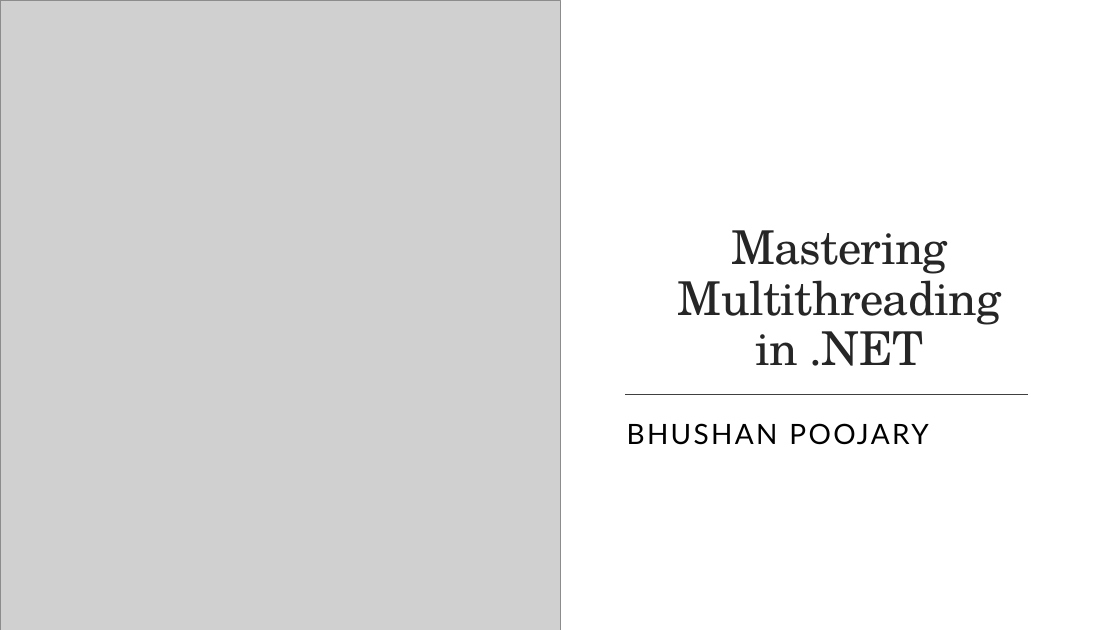
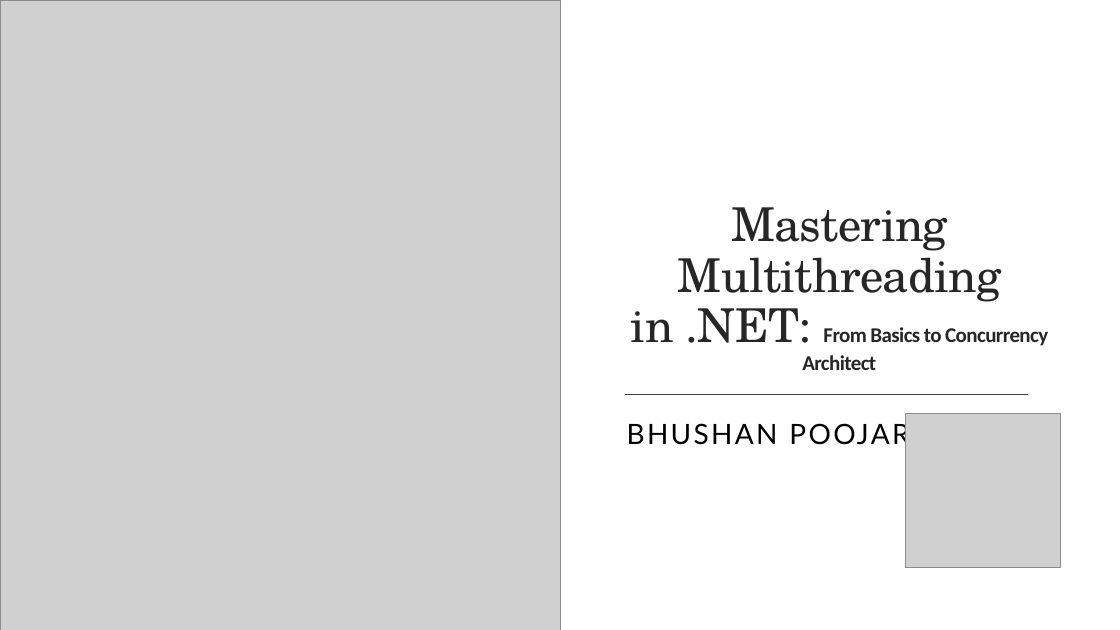
Before and after one commit to bhushanpoojary/MultiThreadingDotNet, a slide deck: slide 1 of PPT/Mastering Multithreading in DotNet.pptx. Drawn at 1120x630 pixels with LibreOffice and Linux fonts; fonts in the diff are those of the drawing; grey boxes stand for pictures. Boxes give left, top, right and bottom in pixels: in the first picture for what was removed or moved away, otherwise in the second. Text is boxed around its words. In the diff, an @@ line names an element or a change of style, - is before the commit and + after.

```diff
--- a/PPT/Mastering Multithreading in DotNet.pptx
+++ b/PPT/Mastering Multithreading in DotNet.pptx
@@ title at [631, 207, 1048, 370]: text changed; size 40 to 18 pt; font TeX Gyre Schola to Calibri; bold on @@
-Mastering Multithreading in .NET
+Mastering Multithreading in .NET: From Basics to Concurrency Architect
@@ picture added at [906, 413, 1060, 568] @@
```
Also in this commit, not shown: 7 slides added.
